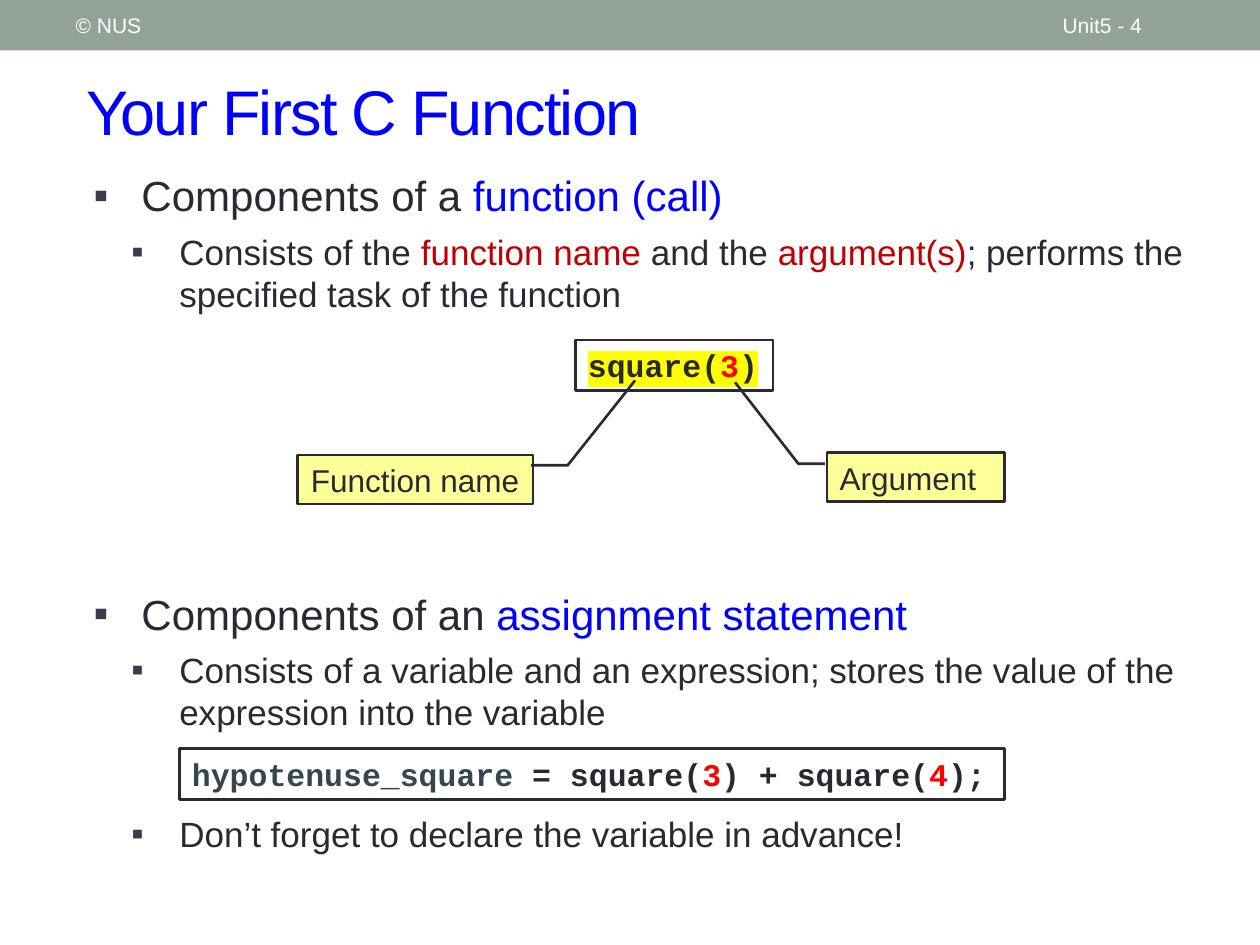
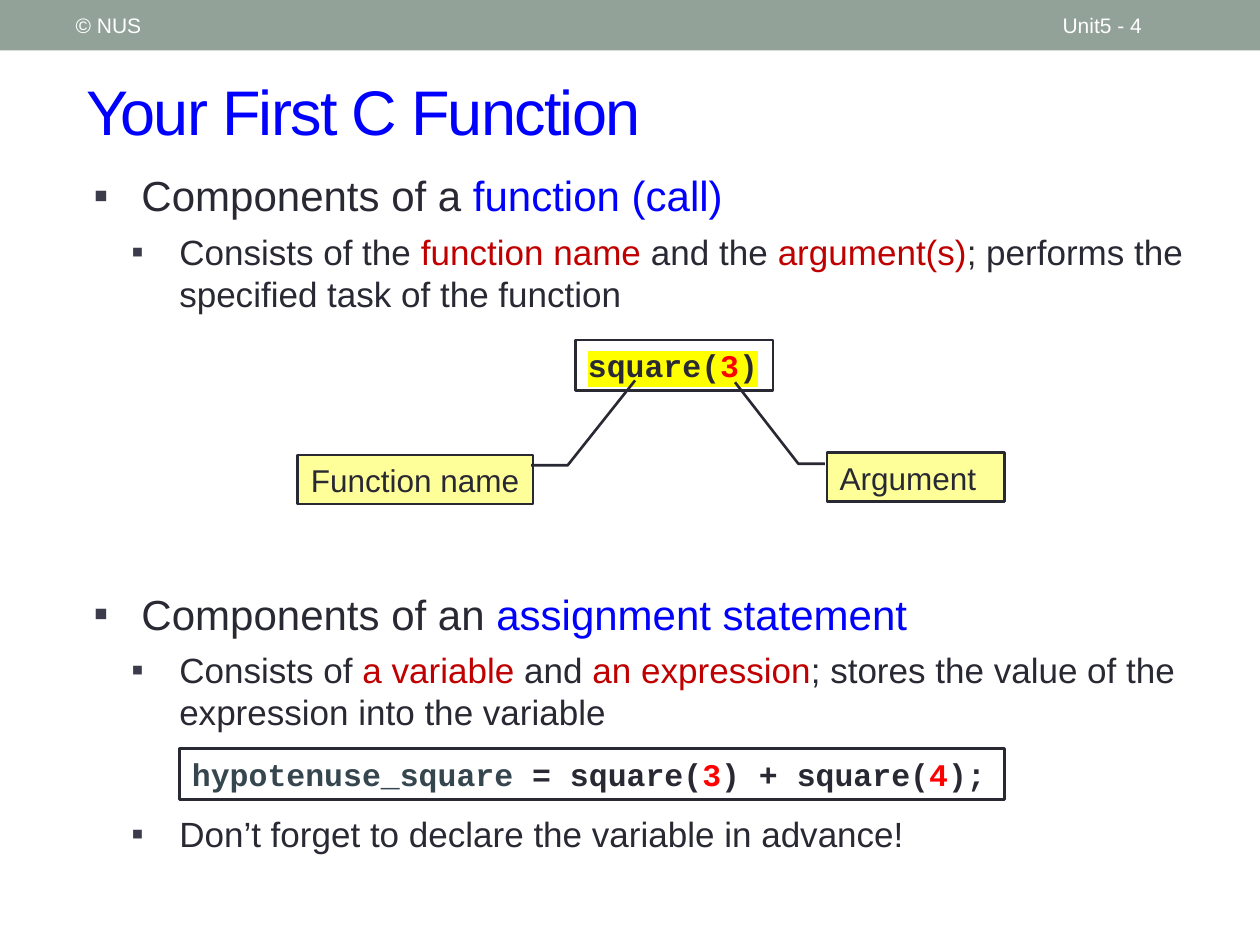
Before and after one commit to nus-cs1010-2021-s2/website, a slide deck: slide 4 of slides/Unit5_First C Program.pptx. Drawn at 1260x945 pixels with LibreOffice and Linux fonts; fonts in the diff are those of the drawing. Boxes give left, top, right and bottom in pixels: in the first picture for what was removed or moved away, otherwise in the second. Text is boxed around its words. In the diff, an @@ line names an element or a change of style, - is before the commit and + after.

```diff
--- a/slides/Unit5_First C Program.pptx
+++ b/slides/Unit5_First C Program.pptx
@@ text at box(179, 657, 1175, 732): text colour #292934 to #C00000 in "a variable an expression;" @@
```
Also in this commit, not shown: 6 other slides changed, 4 other files.
